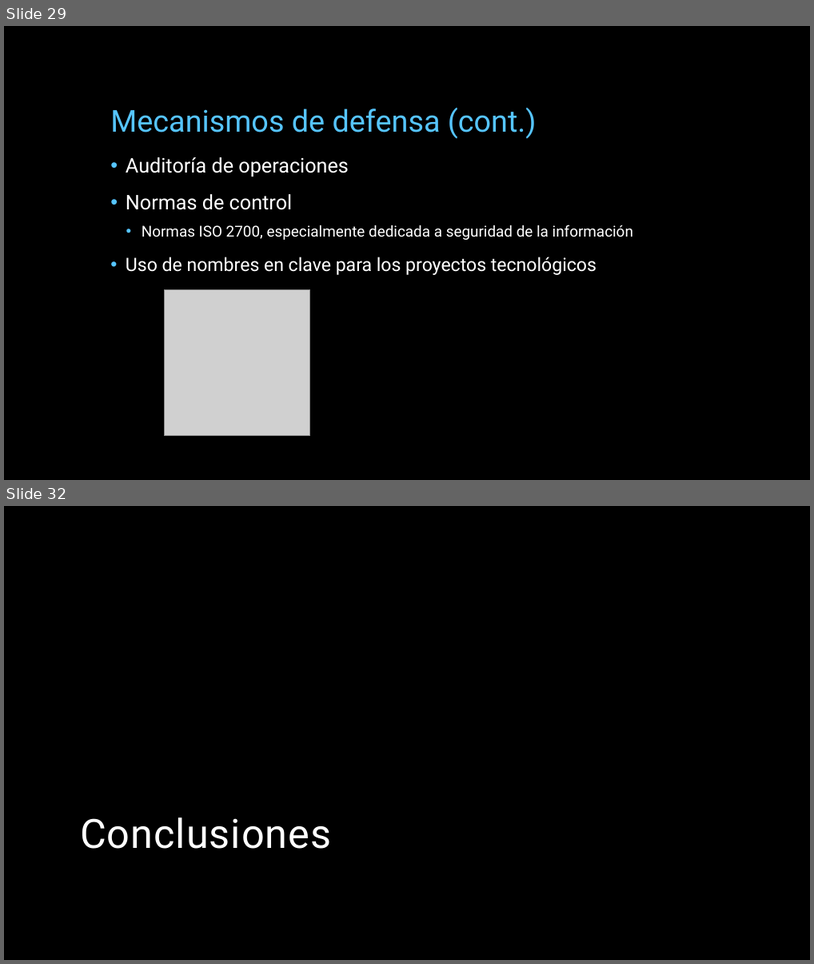
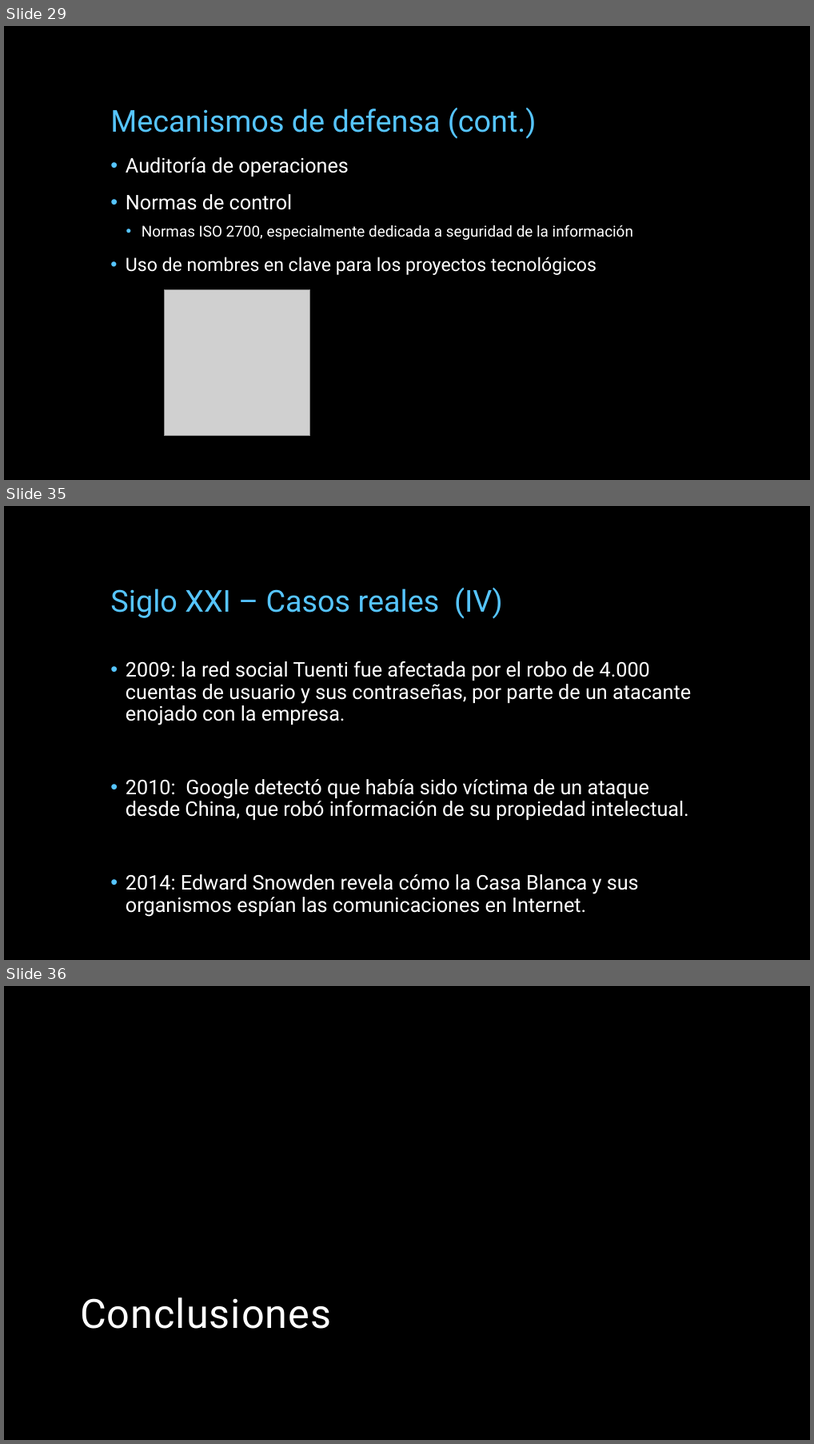
Before and after one commit to miparnisari/implantaciondesistemas, a slide deck: Presentacion/Fuga de Información.pptx. Shown one above the other, each under a label of ours: slides 29 and 32 before the commit, slides 29, 35 and 36 after it; the slides between them are not shown. The pictures are 814x964 and 814x1444 pixels, drawn with LibreOffice and Linux fonts; fonts in the diff are those of the drawing; grey boxes stand for pictures; background and template pictures are left out. Boxes give left, top, right and bottom in pixels: in the first picture for what was removed or moved away, otherwise in the second. Text is boxed around its words. In the diff, an @@ line names an element or a change of style, - is before the commit and + after.

Commit message:
presentacion: xxi riesgos y casos reales

```diff
--- a/Presentacion/Fuga de Información.pptx
+++ b/Presentacion/Fuga de Información.pptx
@@ slide 35 added at (4,506,810,960), background picture (left out) @@
@@ title added at (110,588,503,619), 36 pt, text #56C5FF @@
+Siglo XXI – Casos reales (IV)
@@ text added at (126,661,691,916), 24 pt, text #FFFFFF @@
+• 2009: la red social Tuenti fue afectada por el robo de 4.000 cuentas de usuario y sus contraseñas, por parte de un atacante enojado con la empresa.
+• 2010: Google detectó que había sido víctima de un ataque desde China, que robó información de su propiedad intelectual.
+• 2014: Edward Snowden revela cómo la Casa Blanca y sus organismos espían las comunicaciones en Internet.
@@ what was slide 32 is now slide 36 @@
```
Also in this commit, not shown: 1 slide changed, 4 other slides added, 1 slide removed.
